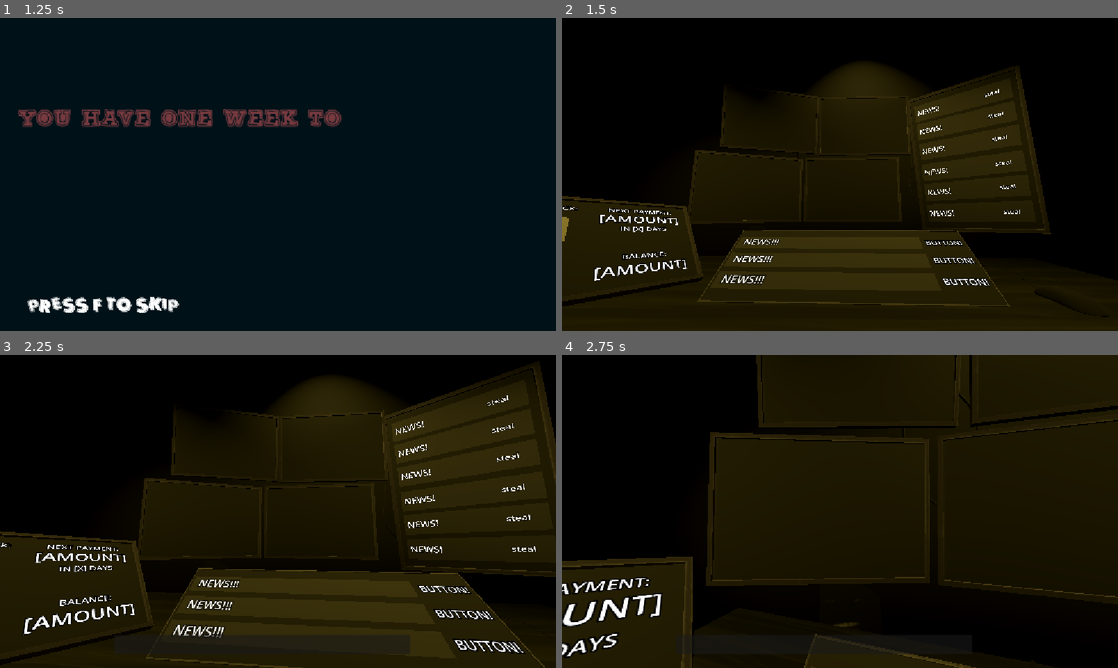
Above: before the commit, frames 1-4 (two rows, left to right).
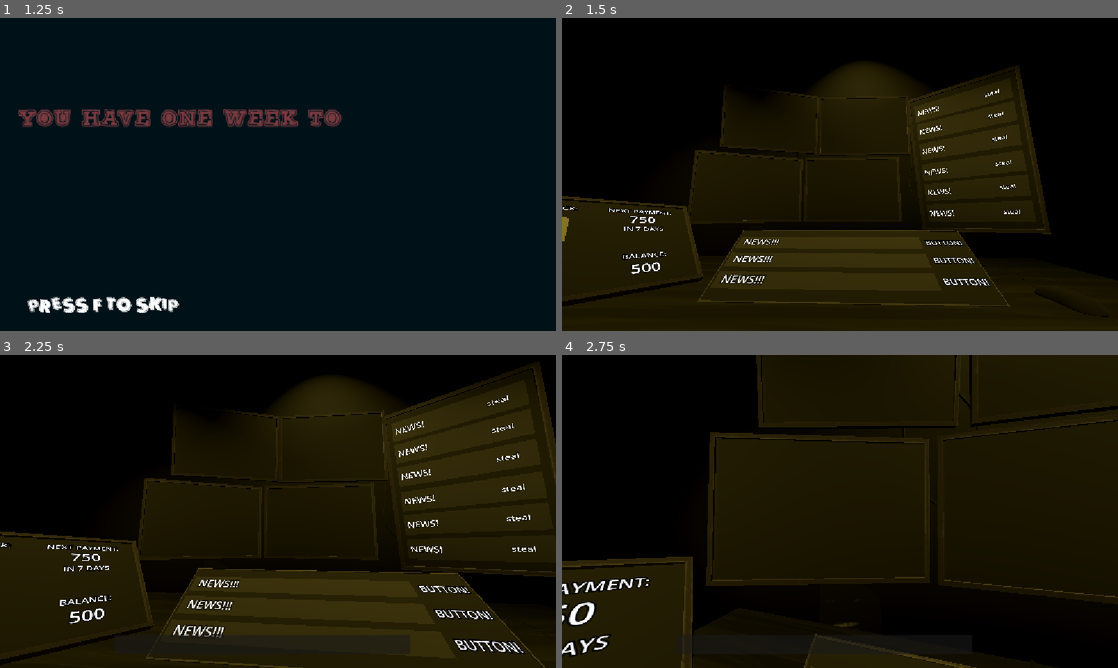
Above: after the commit, the same moments.

Repository: Lilly12568/Stockbouncer
Game: Godot game, scene res://mainmenu.tscn
Two runs of this game, one before a commit and one after it. Both use one fixed random seed, a clock stepped at 60 frames per second and the inputs below. Sound files missing from this copy of the repository are replaced by a short silence.
Inputs (mouse positions are in pixels of both pictures, inside the frame that each line leads up to):
- Up to frame 1 (1.25 s): click "START" at 0.5 s
- Up to frame 2 (1.5 s): tap F at 1.25 s; move the mouse to (962, 158) at 1.27 s; hold F from 1.28 s (still down); click (962, 158) at 1.42 s
- Up to frame 3 (2.25 s): tap Space at 2 s; move the mouse to (166, 527) at 2.02 s; release F at 2.03 s; tap F at 2.1 s; click (166, 527) at 2.17 s
- Up to frame 4 (2.75 s): no input

Frame 1 is identical in both runs. In frame 2, 0.6% of the frame differs, in the area x 5-23%, y 62-84%; in frame 3, 0.9%; in frame 4, 1.1%, in the area x 0-19%, y 76-97%.

Commit message:
stonks

Diff:
--- a/Scenes/monitor_template.tscn
+++ b/Scenes/monitor_template.tscn
@@ -4,6 +4,7 @@
 [ext_resource type="ArrayMesh" uid="uid://0fxunyibuksi" path="res://Meshes/Monitors/Normal/InsiderTradingGame_Monitor.fbx" id="1_ld40p"]
 [ext_resource type="Material" uid="uid://cdig1ufl2a68q" path="res://invisiblematerial.tres" id="3_0j5qj"]
 [ext_resource type="Material" uid="uid://bnieva1vfiwvm" path="res://new_standard_material_3d.tres" id="3_63ioy"]
+[ext_resource type="FontFile" uid="uid://kh5fu8jkvwcr" path="res://Scripts/OpenSans-SemiBold.ttf" id="5_673np"]
 
 [sub_resource type="BoxShape3D" id="BoxShape3D_lfxu0"]
 size = Vector3(0.04045105, 0.939209, 1.5087891)
@@ -185,9 +186,10 @@
 mesh = SubResource("PlaneMesh_r6c0r")
 surface_material_override/0 = ExtResource("3_63ioy")
 
-[node name="Label3D" type="Label3D" parent="Screen" unique_id=897470889]
+[node name="Code" type="Label3D" parent="Screen" unique_id=897470889]
 transform = Transform3D(1.9106848e-15, -1, -4.371136e-08, -4.371136e-08, -4.3711363e-08, 0.9999999, -0.9999999, -1.1435921e-21, -4.371136e-08, -0.39664108, 0.019747984, -0.48720717)
 text = "XXXX"
+font = ExtResource("5_673np")
 font_size = 10
 
 [node name="Label3D2" type="Label3D" parent="Screen" unique_id=224152107]
@@ -195,7 +197,7 @@
 text = "<         >"
 font_size = 21
 
-[node name="Label3D3" type="Label3D" parent="Screen" unique_id=1290147401]
+[node name="CurrentPrice" type="Label3D" parent="Screen" unique_id=1290147401]
 transform = Transform3D(8.179732e-16, -0.42810464, -1.8713045e-08, -1.8713045e-08, -1.8713047e-08, 0.42810458, -0.42810458, -9.0654665e-23, -1.8713045e-08, 0.37574607, 0.0083590895, 0.00015544707)
 text = "[PRICE]"
 
--- a/Scenes/monitor_template_1.gd
+++ b/Scenes/monitor_template_1.gd
@@ -6,7 +6,8 @@
 	else:
 		$"Screen".visible = true
 		update_lines()
-		$Screen/Label3D.text = str(Variables.unlocked[Variables.monitors["1"]])
+		$Screen/Code.text = str(Variables.unlocked[Variables.monitors["1"]])
+		$Screen/CurrentPrice.text = str(Variables.stocks[Variables.unlocked[Variables.monitors["1"]]])
 
 func rotate_left(camera: Node, event: InputEvent, event_position: Vector3, normal: Vector3, shape_idx: int) -> void:
 	Variables.rotate_left(event, "1")
--- a/Scenes/monitor_template_2.gd
+++ b/Scenes/monitor_template_2.gd
@@ -6,7 +6,8 @@
 	else:
 		$"Screen".visible = true
 		update_lines()
-		$Screen/Label3D.text = str(Variables.unlocked[Variables.monitors["2"]])
+		$Screen/Code.text = str(Variables.unlocked[Variables.monitors["2"]])
+		$Screen/CurrentPrice.text = str(Variables.stocks[Variables.unlocked[Variables.monitors["2"]]])
 
 func rotate_left(camera: Node, event: InputEvent, event_position: Vector3, normal: Vector3, shape_idx: int) -> void:
 	Variables.rotate_left(event, "2")
--- a/Scenes/monitor_template_3.gd
+++ b/Scenes/monitor_template_3.gd
@@ -6,7 +6,8 @@
 	else:
 		$"Screen".visible = true
 		update_lines()
-		$Screen/Label3D.text = str(Variables.unlocked[Variables.monitors["3"]])
+		$Screen/Code.text = str(Variables.unlocked[Variables.monitors["3"]])
+		$Screen/CurrentPrice.text = str(Variables.stocks[Variables.unlocked[Variables.monitors["3"]]])
 
 func rotate_left(camera: Node, event: InputEvent, event_position: Vector3, normal: Vector3, shape_idx: int) -> void:
 	Variables.rotate_left(event, "3")
--- a/Scenes/monitor_template_4.gd
+++ b/Scenes/monitor_template_4.gd
@@ -6,7 +6,8 @@
 	else:
 		$"Screen".visible = true
 		update_lines()
-		$Screen/Label3D.text = str(Variables.unlocked[Variables.monitors["4"]])
+		$Screen/Code.text = str(Variables.unlocked[Variables.monitors["4"]])
+		$Screen/CurrentPrice.text = str(Variables.stocks[Variables.unlocked[Variables.monitors["4"]]])
 
 func rotate_left(camera: Node, event: InputEvent, event_position: Vector3, normal: Vector3, shape_idx: int) -> void:
 	Variables.rotate_left(event, "4")
--- a/Variables.gd
+++ b/Variables.gd
@@ -5,166 +5,165 @@
 var counter = 0
 
 var companies = {
-    "tech": {
-        "Pear":"ÐPEAR",
-        "Novidia":"ÐNOIA",
-        "Macrohard":"ÐMAFT",
-        "Goggle":"ÐGGLE",
-        "Smasnug":"ÐSMSG",
-        "Outel":"ÐOUTL",
-        "AND":"ÐAND",
-        "Huaiwei":"ÐHIAW"
-    },
-    "shopping": {
-        "Wolmart":"ÓWMT",
-        "Amazoff":"ÓAMZF",
-        "EBuy":"ÓEBY",
-        "AliBabiš":"ÓABS",
-        "PriceCo":"ÓPRCO",
-        "Azla.cz":"ÓAZLA",
-        "Houska.cz":"ÓHSKA",
-        "Tescon":"ÓTSCN"
-    },
-    "fashion": {
-        "Louis Crouton":"ÒLICN",
-        "Baddidas":"ÒBDDS",
-        "Chapell":"ÒHPL",
-        "Mike":"ÒMKE",
-        "Tuna":"ÒTNA",
-        "Over Armor":"ÒOVAR",
-        "Old Balance":"ÒODBL",
-        "Kevin Clein":"ÒCNKN"
-    },
-    "food": {
-        "Burger Queen":"ÑBGQ",
-        "Four Guys":"ÑFRGS",
-        "McDaniels":"ÑMCDS",
-        "PFC":"ÑPFC",
-        "Chickpotle":"ÑCKPL",
-        "Moonbucks":"ÑMBKS",
-        "Metro":"ÑMTR",
-        "Pizza House":"ÑPZSH",
-        "Sandwich Avenue":"ÑSWAV"
-    }
+	"tech": {
+		"Pear":"ÐPEAR",
+		"Novidia":"ÐNOIA",
+		"Macrohard":"ÐMAFT",
+		"Goggle":"ÐGGLE",
+		"Smasnug":"ÐSMSG",
+		"Outel":"ÐOUTL",
+		"AND":"ÐAND",
+		"Huaiwei":"ÐHIAW"
+	},
+	"shopping": {
+		"Wolmart":"ÓWMT",
+		"Amazoff":"ÓAMZF",
+		"EBuy":"ÓEBY",
+		"AliBabiš":"ÓABS",
+		"PriceCo":"ÓPRCO",
+		"Azla.cz":"ÓAZLA",
+		"Houska.cz":"ÓHSKA",
+		"Tescon":"ÓTSCN"
+	},
+	"fashion": {
+		"Louis Crouton":"ÒLICN",
+		"Baddidas":"ÒBDDS",
+		"Chapell":"ÒHPL",
+		"Mike":"ÒMKE",
+		"Tuna":"ÒTNA",
+		"Over Armor":"ÒOVAR",
+		"Old Balance":"ÒODBL",
+		"Kevin Clein":"ÒCNKN"
+	},
+	"food": {
+		"Burger Queen":"ÑBGQ",
+		"Four Guys":"ÑFRGS",
+		"McDaniels":"ÑMCDS",
+		"Chickpotle":"ÑCKPL",
+		"Moonbucks":"ÑMBKS",
+		"Metro":"ÑMTR",
+		"Pizza House":"ÑPZSH",
+		"Sandwich Avenue":"ÑSWAV"
+	}
 }
 
 var stories = {
-    "single": {
-        "tech": {
-            "good": [
-                "%c wins award for clean energy use! (%p %s)",
-                "Engineers at %c speak out about their GREAT working conditions! (%p %s)",
-                "%c ranked top 3 worldwide for ENERGY EFFICIENCY! (%p %s)",
+	"single": {
+		"tech": {
+			"good": [
+				"%c wins award for clean energy use! (%p %s)",
+				"Engineers at %c speak out about their GREAT working conditions! (%p %s)",
+				"%c ranked top 3 worldwide for ENERGY EFFICIENCY! (%p %s)",
                 "%c discovers NANOBOTS! (%p %s)"
-            ],
-            "random":[
-                "Big changes at %c... What will happen?? (%p %s)",
-                "New CEO takes over %c in CONTROVERSIAL decision! (%p %s)",
-                "MASSIVE workforce shift at %c. Will they thrive or collapse?! (%p %s)"
-            ],
-            "bad": [
-                "%c batteries EXPLODING in rain! (%p %s)",
-                "Cobalt miners STRIKE at %c (%p %s)",
-                "%c products found OBSOLETE in three days! (%p %s)",
+			],
+			"random":[
+				"Big changes at %c... What will happen?? (%p %s)",
+				"New CEO takes over %c in CONTROVERSIAL decision! (%p %s)",
+                "MASSIVE workforce shift at %c. Will they thrive or collapse?! (%p %s)"
+			],
+			"bad": [
+				"%c batteries EXPLODING in rain! (%p %s)",
+				"Cobalt miners STRIKE at %c (%p %s)",
+				"%c products found OBSOLETE in three days! (%p %s)",
                 "%c ranked #1 WORST tech company of 2026! (%p %s)"
-            ]
-        },
-        "shopping": {
-            "good": [
-                "%c ranked #1 for Christmas spending! (%p %s)",
-                "Shipments at %c slated to shipe 500% faster! (%p %s)",
-                "10 reasons why buying at %c is all the rage! (%p %s)",
+			]
+		},
+		"shopping": {
+			"good": [
+				"%c ranked #1 for Christmas spending! (%p %s)",
+				"Shipments at %c slated to shipe 500% faster! (%p %s)",
+				"10 reasons why buying at %c is all the rage! (%p %s)",
                 "Strapped for cash? %c is the king of budget! (%p %s)"
-            ],
-            "random":[
-                "Big changes at %c... What will happen?? (%p %s)",
-                "New CEO takes over %c in CONTROVERSIAL decision! (%p %s)",
-                "MASSIVE workforce shift at %c. Will they thrive or collapse?! (%p %s)"
-            ],
-            "bad": [
-                "%c discovered shipping DRUGS OVERSEAS! (%p %s)",
-                "Contraband found in %c shipments WORLDWIDE! (%p %s)",
-                "New %c workforce found to be made totally of shrimp! (%p %s)",
+			],
+			"random":[
+				"Big changes at %c... What will happen?? (%p %s)",
+				"New CEO takes over %c in CONTROVERSIAL decision! (%p %s)",
+                "MASSIVE workforce shift at %c. Will they thrive or collapse?! (%p %s)"
+			],
+			"bad": [
+				"%c discovered shipping DRUGS OVERSEAS! (%p %s)",
+				"Contraband found in %c shipments WORLDWIDE! (%p %s)",
+				"New %c workforce found to be made totally of shrimp! (%p %s)",
                 "AWFUL deals found at %c. (%p %s)"
-            ]
-        },
-        "fashion": {
-            "good": [
-                "You've gotta admit. %c is the new style! (%p %s)",
-                "Every celebrity wore %c to the SAME PARTY! (%p %s)",
-                "%c clothing shown to attract ALL THE BABES! (%p %s)",
-                "Study shows women wearing %c have NO PERIOD CRAMPS! (%p %s)",
+			]
+		},
+		"fashion": {
+			"good": [
+				"You've gotta admit. %c is the new style! (%p %s)",
+				"Every celebrity wore %c to the SAME PARTY! (%p %s)",
+				"%c clothing shown to attract ALL THE BABES! (%p %s)",
+				"Study shows women wearing %c have NO PERIOD CRAMPS! (%p %s)",
                 "Want smoother skin? Wear %c, study shows! (%p %s)"
-            ],
-            "random":[
-                "Big changes at %c... What will happen?? (%p %s)",
-                "New CEO takes over %c in CONTROVERSIAL decision! (%p %s)",
-                "MASSIVE workforce shift at %c. Will they thrive or collapse?! (%p %s)"
-            ],
-            "bad": [
-                "%c is OUT. Streaking is in! (%p %s)",
-                '"I wouldn\'t be caught dead wearing %c", critic says (%p %s)',
-                "%c is PAST THEIR PRIME. (%p %s)",
-                "%c clothing found filled with MITES! (%p %s)",
-                "%c discovered using CHILD LABOUR! (%p %s)",
-                "Feeling trendy? DON'T wear %c! (%p %s)",
+			],
+			"random":[
+				"Big changes at %c... What will happen?? (%p %s)",
+				"New CEO takes over %c in CONTROVERSIAL decision! (%p %s)",
+                "MASSIVE workforce shift at %c. Will they thrive or collapse?! (%p %s)"
+			],
+			"bad": [
+				"%c is OUT. Streaking is in! (%p %s)",
+				'"I wouldn\'t be caught dead wearing %c", critic says (%p %s)',
+				"%c is PAST THEIR PRIME. (%p %s)",
+				"%c clothing found filled with MITES! (%p %s)",
+				"%c discovered using CHILD LABOUR! (%p %s)",
+				"Feeling trendy? DON'T wear %c! (%p %s)",
                 "%c factories set on fire WORLDWIDE! (%p %s)"
-            ]
-        },
-        "food": {
-            "good": [
-                "Cancer patient eats at %c, is instantly cured! (%p %s)",
-                "Critics LOVE the new meals at %c! (%p %s)",
-                "Make-A-Wish kid earns lifetime supply of %c! (%p %s)",
+			]
+		},
+		"food": {
+			"good": [
+				"Cancer patient eats at %c, is instantly cured! (%p %s)",
+				"Critics LOVE the new meals at %c! (%p %s)",
+				"Make-A-Wish kid earns lifetime supply of %c! (%p %s)",
                 "%c rated most eco-friendly food 3rd year in a row. (%p %s)"
-            ],
-            "random":[
-                "Big changes at %c... What will happen?? (%p %s)",
-                "New CEO takes over %c in CONTROVERSIAL decision! (%p %s)",
-                "MASSIVE workforce shift at %c. Will they thrive or collapse?! (%p %s)"
-            ],
-            "bad": [
-                "%c employees found SPITTING IN FOOD! (%p %s)",
-                "%c failed EVERY HEALTH INSPECTION! (%p %s)",
-                "%c reviewers HATE the new food! (%p %s)",
+			],
+			"random":[
+				"Big changes at %c... What will happen?? (%p %s)",
+				"New CEO takes over %c in CONTROVERSIAL decision! (%p %s)",
+                "MASSIVE workforce shift at %c. Will they thrive or collapse?! (%p %s)"
+			],
+			"bad": [
+				"%c employees found SPITTING IN FOOD! (%p %s)",
+				"%c failed EVERY HEALTH INSPECTION! (%p %s)",
+				"%c reviewers HATE the new food! (%p %s)",
                 "Food at %c given near 38% mortality rate! (%p %s)"
-            ]
-        }
-    },
-    "category": {
-        "tech": {
-            "good": [
+			]
+		}
+	},
+	"category": {
+		"tech": {
+			"good": [
                 "CLEAN ENERGY causes tech sector to SOAR! (%p tech)"
-            ],
-            "bad": [
+			],
+			"bad": [
                 "WORLDWIDE BLACKOUT as tech sector CRACKS! (%p tech)"
-            ]
-        },
-        "shopping": {
-            "good": [
+			]
+		},
+		"shopping": {
+			"good": [
                 "Shopping sector BOOMS as global economy grows (%p shopping)"
-            ],
-            "bad": [
+			],
+			"bad": [
                 "GLOBAL TARRIFS cuts resources to shopping sector! (%p shopping)"
-            ]
-        },
-        "fashion": {
-            "good": [
+			]
+		},
+		"fashion": {
+			"good": [
                 "Fashion industry THRIVING under new child labor laws! (%p fashion)"
-            ],
-            "bad": [
+			],
+			"bad": [
                 "Fashion industry COLLAPSES under new silk costs! (%p fashion)"
-            ]
-        },
-        "food": {
-            "good": [
+			]
+		},
+		"food": {
+			"good": [
                 "Fast food sector expands RAPIDLY due to lowered food health restrictions! (%p food)"
-            ],
-            "bad": [
+			],
+			"bad": [
                 "Fast food sector PLUMMETS due to new health and safety guidelines (%p food)"
-            ]
-        }
-    }
+			]
+		}
+	}
 }
 
 var stocks = {}
@@ -188,109 +187,109 @@
 var days = 7
 
 func start() -> void:
-    rng = RandomNumberGenerator.new()
-    counter = 0
-    stocks = {}
-    history = {}
-    stories_saved = []
-    stories_shown = {"saveable":[],"read":[]}
-    monitors = {"1": null, "2": null, "3": null, "4": null}
-    unlocked = []
-    price = 0
-    quota = 0
-    money = 500
-    days = 7
-    for cat in companies:
-        for cmp in companies[cat]:
-            stocks[companies[cat][cmp]] = rng.randf_range(100, 1000)
-            history[companies[cat][cmp]] = [stocks[companies[cat][cmp]]]
+	rng = RandomNumberGenerator.new()
+	counter = 0
+	stocks = {}
+	history = {}
+	stories_saved = []
+	stories_shown = {"saveable":[],"read":[]}
+	monitors = {"1": null, "2": null, "3": null, "4": null}
+	unlocked = []
+	price = 0
+	quota = 750
+	money = 500
+	days = 7
+	for cat in companies:
+		for cmp in companies[cat]:
+			stocks[companies[cat][cmp]] = rng.randf_range(100, 1000)
+			history[companies[cat][cmp]] = [stocks[companies[cat][cmp]]]
 
 func tick_stocks() -> void:
-    var blocked_stocks = tick_stories()
-    for stock in stocks:
-        if stock in blocked_stocks:
-            continue
-        var add = rng.randf_range(-7.5, 7.5)
-        var mvmt = ""
-        if stocks[stock] + add > 0 and stocks[stock] + add < 2000:
-            stocks[stock] += add
-            if add > 0.25: mvmt = "up"
-            elif add < -0.25: mvmt = "down"
-            else: mvmt = "none"
-        else:
-            mvmt = "none"
-        history[stock].append([stocks[stock], mvmt])
-        if len(history[stock]) > 15:
-            history[stock].pop_front()
-    #print(stocks)
-    #print(history)
-    var prnt = """"""
-    for stock in stocks:
-        prnt += stock + ": " + str(stocks[stock]) + "\n"
-    #print(prnt)
+	var blocked_stocks = tick_stories()
+	for stock in stocks:
+		if stock in blocked_stocks:
+			continue
+		var add = rng.randf_range(-7.5, 7.5)
+		var mvmt = ""
+		if stocks[stock] + add > 0 and stocks[stock] + add < 2000:
+			stocks[stock] += add
+			if add > 0.25: mvmt = "up"
+			elif add < -0.25: mvmt = "down"
+			else: mvmt = "none"
+		else:
+			mvmt = "none"
+		history[stock].append([stocks[stock], mvmt])
+		if len(history[stock]) > 15:
+			history[stock].pop_front()
+	#print(stocks)
+	#print(history)
+	var prnt = """"""
+	for stock in stocks:
+		prnt += stock + ": " + str(stocks[stock]) + "\n"
+	#print(prnt)
 
 func tick_stories() -> Array:
-    var blocked_stocks = []
-    if counter >= 5:
-        counter = 0
-        var sngle = stories.keys().pick_random()
-        var cat = stories[sngle].keys().pick_random()
-        var company = companies[cat].keys().pick_random()
-        var story_type = stories[sngle][cat].keys().pick_random()
-        var percentage = 0
-        if story_type == "good":
-            percentage = rng.randi_range(0,15)
-        elif story_type == "bad":
-            percentage = rng.randi_range(-15,0)
-        else:
-            percentage = rng.randi_range(-15, 15)
-        var story = [stories[sngle][cat][story_type].pick_random(), sngle, cat, company, percentage, 5]
-        print(story)
-        stories_shown["saveable"].append(story)
-    else:
-        counter += 1
-    for stry in stories_shown["saveable"]:
-        if stry[5] > 0:
-            stry[5] -= 1
-        else:
-            stories_shown["saveable"].erase(stry)
-            stories_shown["read"].append(stry)
-            if stry[1] == "single":
-                print(stocks[companies[stry[2]][stry[3]]])
-                stocks[companies[stry[2]][stry[3]]] += stocks[companies[stry[2]][stry[3]]] * (float(stry[4]) / 100)
-                print(stocks[companies[stry[2]][stry[3]]])
-                blocked_stocks.append(companies[stry[2]][stry[3]])
-                history[companies[stry[2]][stry[3]]].append([stocks[companies[stry[2]][stry[3]]], "up" if stry[4] > 0 else "down"])
-            else:
-                for stock in companies[stry[2]].values():
-                    print(stock + ": " + str(stocks[stock]))
-                    stocks[stock] += stocks[stock] * (float(stry[4]) / 100)
-                    print(stock + ": " + str(stocks[stock]))
-                    blocked_stocks.append(stock)
-                    history[stock].append([stocks[stock], "up" if stry[4] > 0 else "down"])
-    return blocked_stocks
+	var blocked_stocks = []
+	if counter >= 5:
+		counter = 0
+		var sngle = stories.keys().pick_random()
+		var cat = stories[sngle].keys().pick_random()
+		var company = companies[cat].keys().pick_random()
+		var story_type = stories[sngle][cat].keys().pick_random()
+		var percentage = 0
+		if story_type == "good":
+			percentage = rng.randi_range(0,15)
+		elif story_type == "bad":
+			percentage = rng.randi_range(-15,0)
+		else:
+			percentage = rng.randi_range(-15, 15)
+		var story = [stories[sngle][cat][story_type].pick_random(), sngle, cat, company, percentage, 5]
+		print(story)
+		stories_shown["saveable"].append(story)
+	else:
+		counter += 1
+	for stry in stories_shown["saveable"]:
+		if stry[5] > 0:
+			stry[5] -= 1
+		else:
+			stories_shown["saveable"].erase(stry)
+			stories_shown["read"].append(stry)
+			if stry[1] == "single":
+				print(stocks[companies[stry[2]][stry[3]]])
+				stocks[companies[stry[2]][stry[3]]] += stocks[companies[stry[2]][stry[3]]] * (float(stry[4]) / 100)
+				print(stocks[companies[stry[2]][stry[3]]])
+				blocked_stocks.append(companies[stry[2]][stry[3]])
+				history[companies[stry[2]][stry[3]]].append([stocks[companies[stry[2]][stry[3]]], "up" if stry[4] > 0 else "down"])
+			else:
+				for stock in companies[stry[2]].values():
+					print(stock + ": " + str(stocks[stock]))
+					stocks[stock] += stocks[stock] * (float(stry[4]) / 100)
+					print(stock + ": " + str(stocks[stock]))
+					blocked_stocks.append(stock)
+					history[stock].append([stocks[stock], "up" if stry[4] > 0 else "down"])
+	return blocked_stocks
 
 func tick_days() -> void:
-    days -= 1
+	days -= 1
 
 func rotate_left(event: InputEvent, monitor: String) -> void:
-    if event is InputEventMouseButton and monitors[monitor] != null:
-        if event.button_index == MOUSE_BUTTON_LEFT and event.pressed:
-            if monitors[monitor] == 0:
-                get_parent().monitors[monitor] = len(get_parent().unlocked) - 1
-            else:
-                get_parent().monitors[monitor] -= 1
+	if event is InputEventMouseButton and monitors[monitor] != null:
+		if event.button_index == MOUSE_BUTTON_LEFT and event.pressed:
+			if monitors[monitor] == 0:
+				get_parent().monitors[monitor] = len(get_parent().unlocked) - 1
+			else:
+				get_parent().monitors[monitor] -= 1
 
 func rotate_right(event: InputEvent, monitor: String) -> void:
-    if event is InputEventMouseButton and monitors[monitor] != null:
-        if event.button_index == MOUSE_BUTTON_LEFT and event.pressed:
-            if monitors[monitor] == len(get_parent().unlocked) - 1:
-                get_parent().monitors[monitor] = 0
-            else:
-                get_parent().monitors[monitor] += 1
+	if event is InputEventMouseButton and monitors[monitor] != null:
+		if event.button_index == MOUSE_BUTTON_LEFT and event.pressed:
+			if monitors[monitor] == len(unlocked) - 1:
+				monitors[monitor] = 0
+			else:
+				monitors[monitor] += 1
 
 func random_path() -> Array[String]:
-    var cat = companies.keys().pick_random()
-    var cmp = companies[cat].keys().pick_random()
-    var stck = companies[cat][cmp]
-    return [cat, cmp, stck]
+	var cat = companies.keys().pick_random()
+	var cmp = companies[cat].keys().pick_random()
+	var stck = companies[cat][cmp]
+	return [cat, cmp, stck]
--- a/side_monitor.gd
+++ b/side_monitor.gd
@@ -21,3 +21,39 @@
 
 			if player_camera:
 				player_camera.LerpCamToPos(self)
+
+func _process(delta: float) -> void:
+	$"Quota days".text = "IN " + str(Variables.days) + " DAYS"
+	$"Price".text = str(Variables.price)
+	$"Quota".text = str(Variables.quota)
+	$"Balance".text = str(Variables.money)
+
+func _on_buy_push(camera: Node, event: InputEvent, event_position: Vector3, normal: Vector3, shape_idx: int) -> void:
+	if event is InputEventMouseButton:
+		if event.button_index == MOUSE_BUTTON_LEFT and event.pressed:
+			if Variables.money < Variables.price:
+				print("bleh") # sound effect here
+				$Price.set("modulate",Color(1,0,0,1))
+				while $Price.get("modulate").g < 1:
+					$Price.set("modulate",Color(1,$Price.get("modulate").g + 0.01, $Price.get("modulate").b + 0.01,1))
+					await get_tree().create_timer(0.01).timeout
+			else:
+				Variables.money -= Variables.price
+				$"?".visible = false
+				$Code.visible = true
+				$Company.visible = true
+				$Icon.visible = true
+				var stck = Variables.random_path()
+				$Icon.text = stck[2][0]
+				$Code.text = stck[2].replace(stck[2][0], "")
+				$Company.text = stck[1]
+				if stck[2] not in Variables.unlocked:
+					Variables.unlocked.append(stck[2])
+				if len(Variables.unlocked) >= 1 and Variables.monitors["1"] == null:
+					Variables.monitors["1"] = 0
+				elif len(Variables.unlocked) >= 2 and Variables.monitors["2"] == null:
+					Variables.monitors["2"] = 0
+				elif len(Variables.unlocked) >= 3 and Variables.monitors["3"] == null:
+					Variables.monitors["3"] = 0
+				elif len(Variables.unlocked) >= 4 and Variables.monitors["4"] == null:
+					Variables.monitors["4"] = 0
--- a/side_monitor.tscn
+++ b/side_monitor.tscn
@@ -61,22 +61,25 @@
 font = ExtResource("3_172jn")
 
 [node name="Company" type="Label3D" parent="." unique_id=96368238]
-transform = Transform3D(0.3051948, 0, 0, 0, 0.3051948, 0, 0, 0, 0.3051948, -0.36339933, 0.0909884, 0.03441843)
+transform = Transform3D(0.3051948, 0, 0, 0, 0.3051948, 0, 0, 0, 0.3051948, -0.36808962, 0.0909884, 0.03441843)
 visible = false
 text = "[COMPANY NAME]"
 font = ExtResource("3_172jn")
+font_size = 35
 
 [node name="Code" type="Label3D" parent="." unique_id=2125450149]
 transform = Transform3D(0.3051948, 0, 0, 0, 0.3051948, 0, 0, 0, 0.3051948, -0.2709049, 0.19020718, 0.03441843)
 visible = false
-text = "[CODE]"
+text = "XXXX"
 font = ExtResource("3_172jn")
+font_size = 65
 
 [node name="Icon" type="Label3D" parent="." unique_id=1416241583]
-transform = Transform3D(0.3051948, 0, 0, 0, 0.3051948, 0, 0, 0, 0.3051948, -0.483831, 0.19020718, 0.03441843)
+transform = Transform3D(0.3051948, 0, 0, 0, 0.3051948, 0, 0, 0, 0.3051948, -0.5222572, 0.19020718, 0.03441843)
 visible = false
-text = "[ICON]"
+text = "A"
 font = ExtResource("3_172jn")
+font_size = 65
 
 [node name="Quota days" type="Label3D" parent="." unique_id=215576475]
 transform = Transform3D(0.3512941, 0, 0, 0, 0.3512941, 0, 0, 0, 0.3512941, 0.3314023, 0.13253333, 0.03441843)
